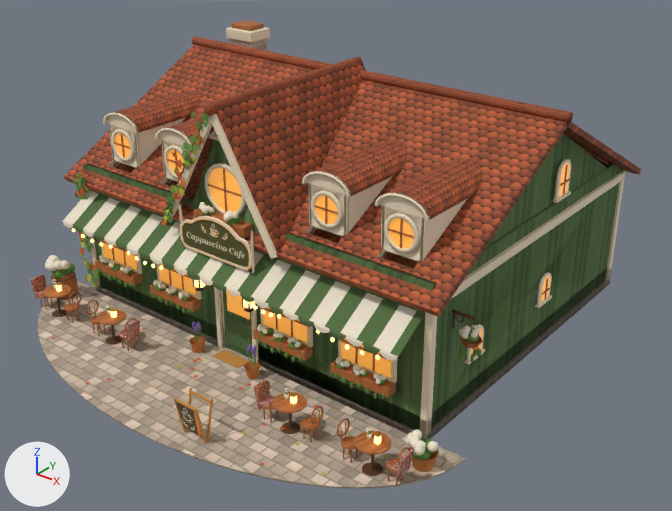
The Blender file art/world_assets/coffee_shop/out/building_cafe.blend, before and after one commit.
Rendered twice from a 50 mm lens placed at (15.26, -17.97, 13.25), pointed at (0.87, 0.02, 2.09). Arrows for +X, +Y and +Z are at lower left; the lights stay in place. The first picture is the older version.

The first picture shows 'base', 'door', 'roof', 'wall_front', 'wall_front_low', 'wall_right', 'wall_right_low' and 3 more.
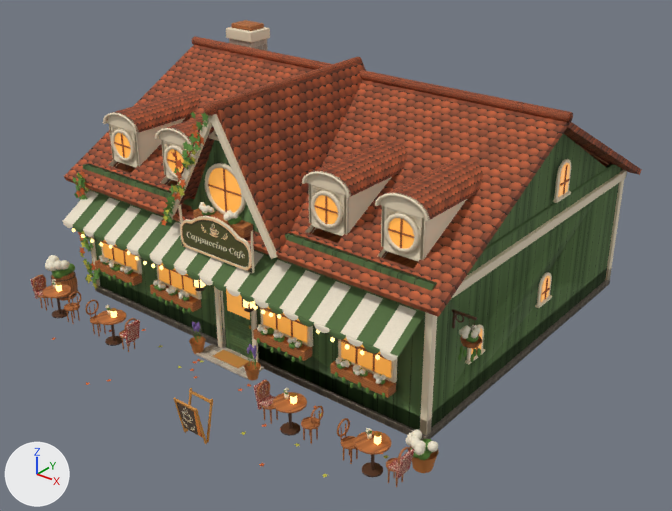
Location of each change, [x1, y1, x2, y2] in pixels of the pictures (672 x 511 px):
'base', reshaped
    before: [30, 255, 465, 488]
    after: [30, 255, 439, 487]
part 1 of me_building_cafe_base, deleted (beige)
    before: [38, 280, 465, 488]

The change in detail:
me_building_cafe_base is used by ob_base; location (0.0, 0.0, 0.0).
me_building_cafe_base had 10091 vertices, 9805 faces and spanned x -7.0..7.0, y -6.95..6.81, z -0.02..4.55.
me_building_cafe_base now has 10019 vertices, 9768 faces and spans x -6.85..6.78, y -6.48..6.81, z -0.02..4.55.
me_building_cafe_base part 1: the loose piece of 72 vertices spanning x -7.0..7.0, y -6.95..-3.0, z 0.0..0.04 is deleted.
Other edits to the shape of me_building_cafe_base do not show in these pictures.
me_building_cafe_base no longer uses material mat_cafe_cobble.
